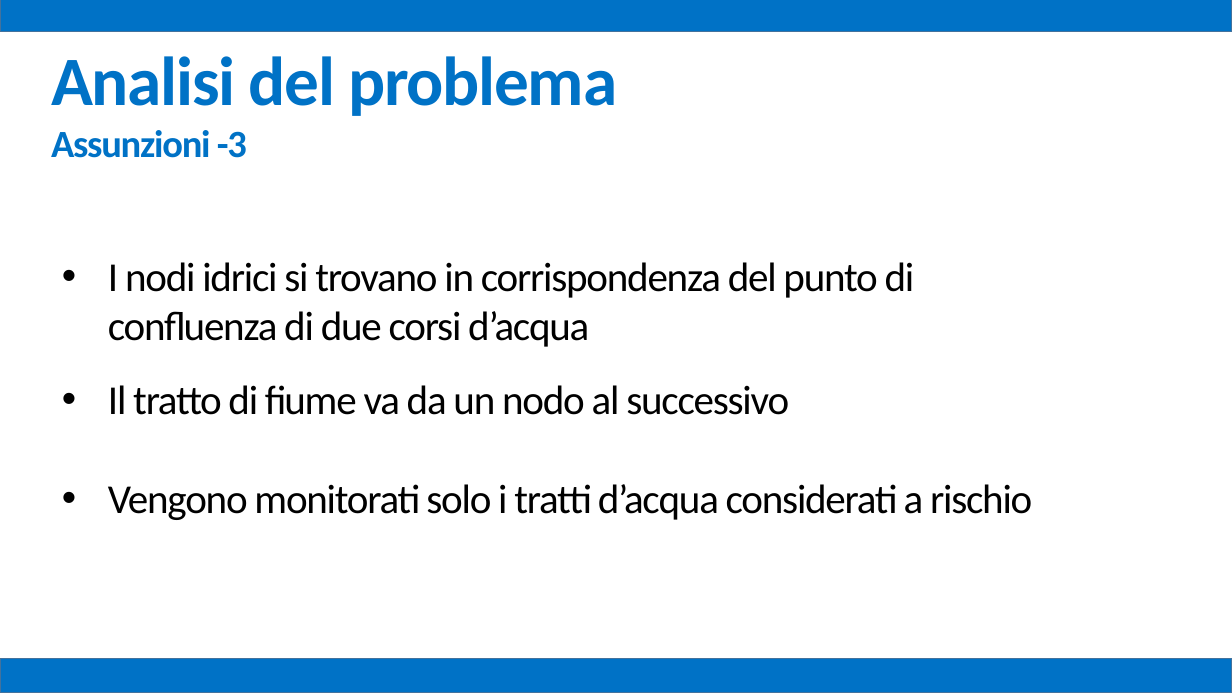
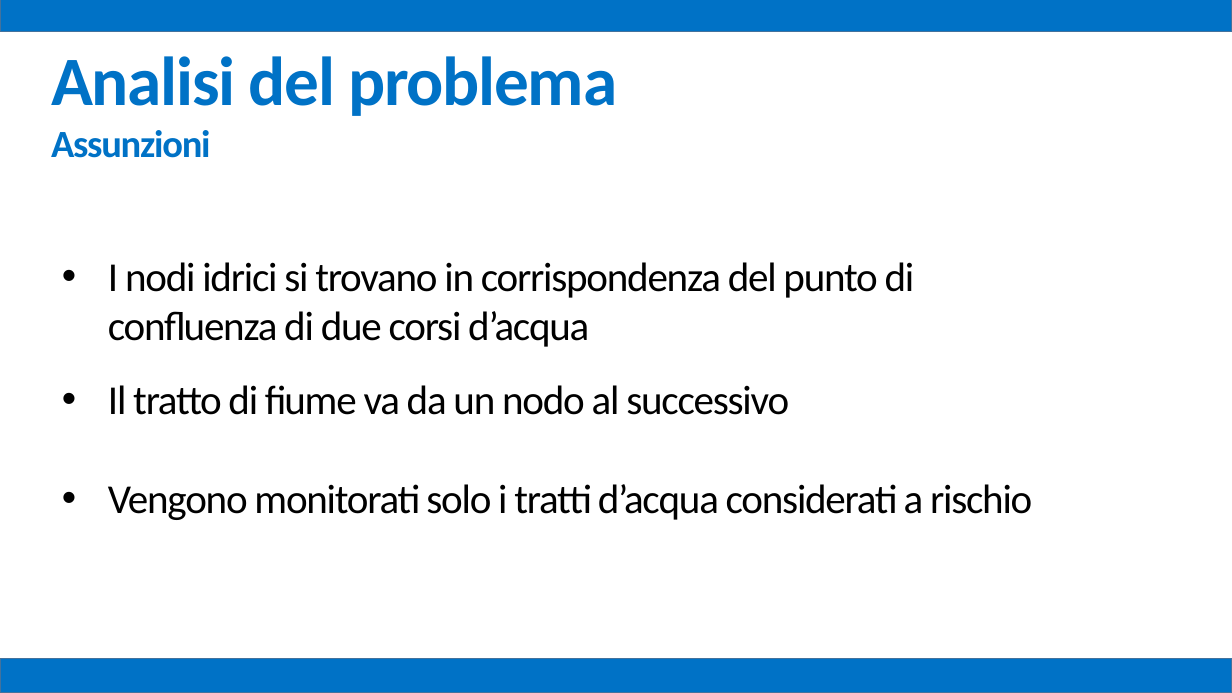
Before and after one commit to mz1991/ProgettoFebbraio2015, a slide deck: slide 12 of Febbraio 2015.pptx. Drawn at 1232x693 pixels with LibreOffice and Linux fonts; fonts in the diff are those of the drawing. Boxes give left, top, right and bottom in pixels: in the first picture for what was removed or moved away, otherwise in the second. Text is boxed around its words. In the diff, an @@ line names an element or a change of style, - is before the commit and + after.

```diff
--- a/Febbraio 2015.pptx
+++ b/Febbraio 2015.pptx
@@ text at (x1=51, y1=130, x2=211, y2=158): text changed @@
-Assunzioni -3
+Assunzioni
```
Also in this commit, not shown: 33 other slides changed.
